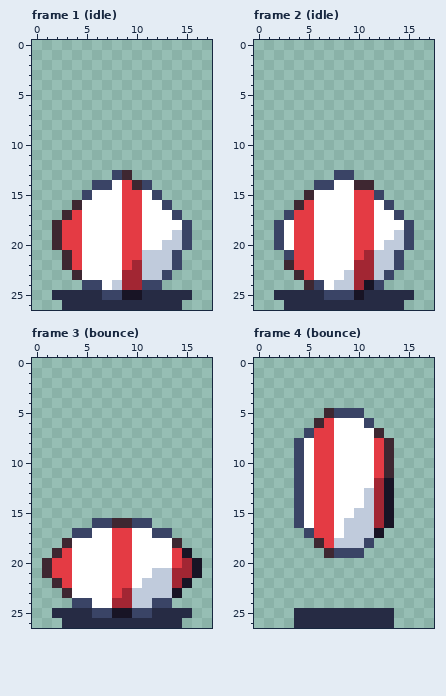
One commit to this pixel-art file: art/hazards/ball-bounce@75.aseprite. The picture above was drawn from the file before the commit.
18x27 pixels, 8 frames. Shown: frame 1 (idle), frame 2 (idle), frame 3 (bounce), frame 4 (bounce). The commit also changed other frames, which this record leaves out.
After:
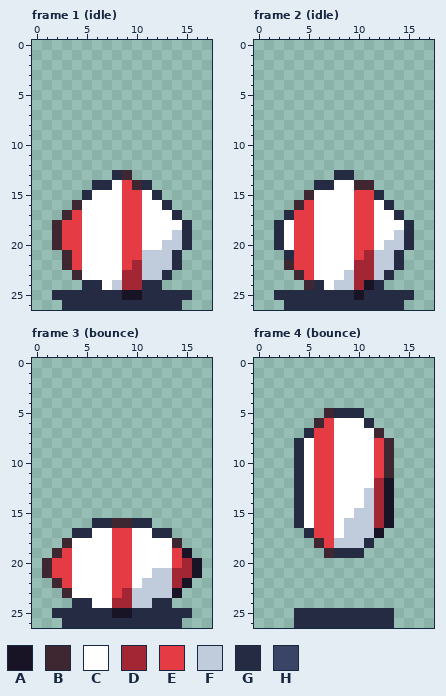
Palette (. is transparent): A #181425  B #3e2731  C #ffffff  D #a22633  E #e43b44  F #c0cbdc  G #262b44  H #3a4466
Change:
Frame 1 (idle):
y 13: x 8 H -> G
y 14: x 6..7 HH -> GG; x 11 H -> G
y 15: x 5 H -> G; x 12 H -> G
y 16: x 13 H -> G
y 17: x 14 H -> G
y 18..20: x 15 H -> G
y 21..22: x 14 H -> G
y 23: x 13 H -> G
y 24: x 5..6 HH -> GG; x 11..12 HH -> GG
y 25: x 7..8 HH -> GG
Frame 2 (idle):
y 13: x 8..9 HH -> GG
y 14: x 6..7 HH -> GG
y 15: x 12 H -> G
y 16: x 13 H -> G
y 17: x 3 H -> G; x 14 H -> G
y 18..20: x 2 H -> G; x 15 H -> G
y 21: x 3 H -> G; x 14 H -> G
y 22: x 14 H -> G
y 23: x 13 H -> G
y 24: x 6 H -> G; x 12 H -> G
y 25: x 7..9 HHH -> GGG
Frame 3 (bounce):
y 16: x 6..7 HH -> GG; x 10..11 HH -> GG
y 17: x 4..5 HH -> GG; x 12..13 HH -> GG
y 24: x 4..5 HH -> GG; x 12..13 HH -> GG
y 25: x 6..7 HH -> GG; x 10..11 HH -> GG
Frame 4 (bounce):
y 5: x 8..10 HHH -> GGG
y 6: x 11 H -> G
y 7: x 5 H -> G
y 8..16: x 4 H -> G
y 17: x 5 H -> G
y 18: x 11 H -> G
y 19: x 8..10 HHH -> GGG
Where, in picture pixels (left, top, right, bottom), the same in both pictures:
changed: (82, 170, 192, 300)
changed: (274, 170, 414, 300)
changed: (72, 518, 172, 538)
changed: (72, 598, 172, 618)
changed: (294, 408, 374, 558)
